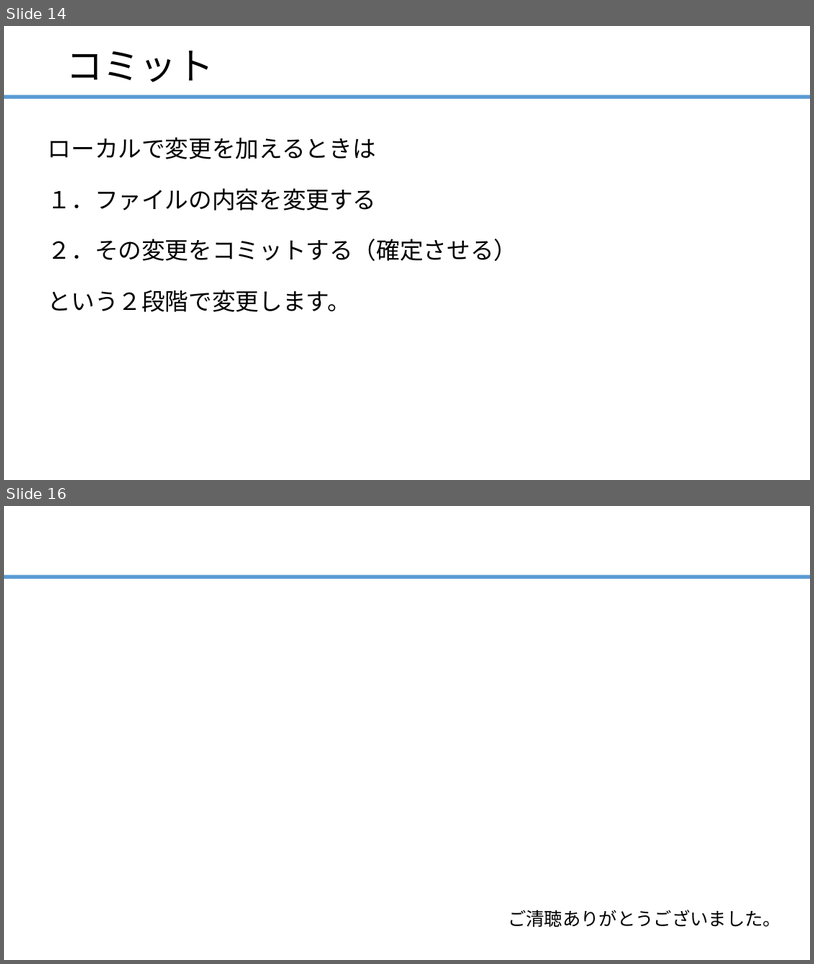
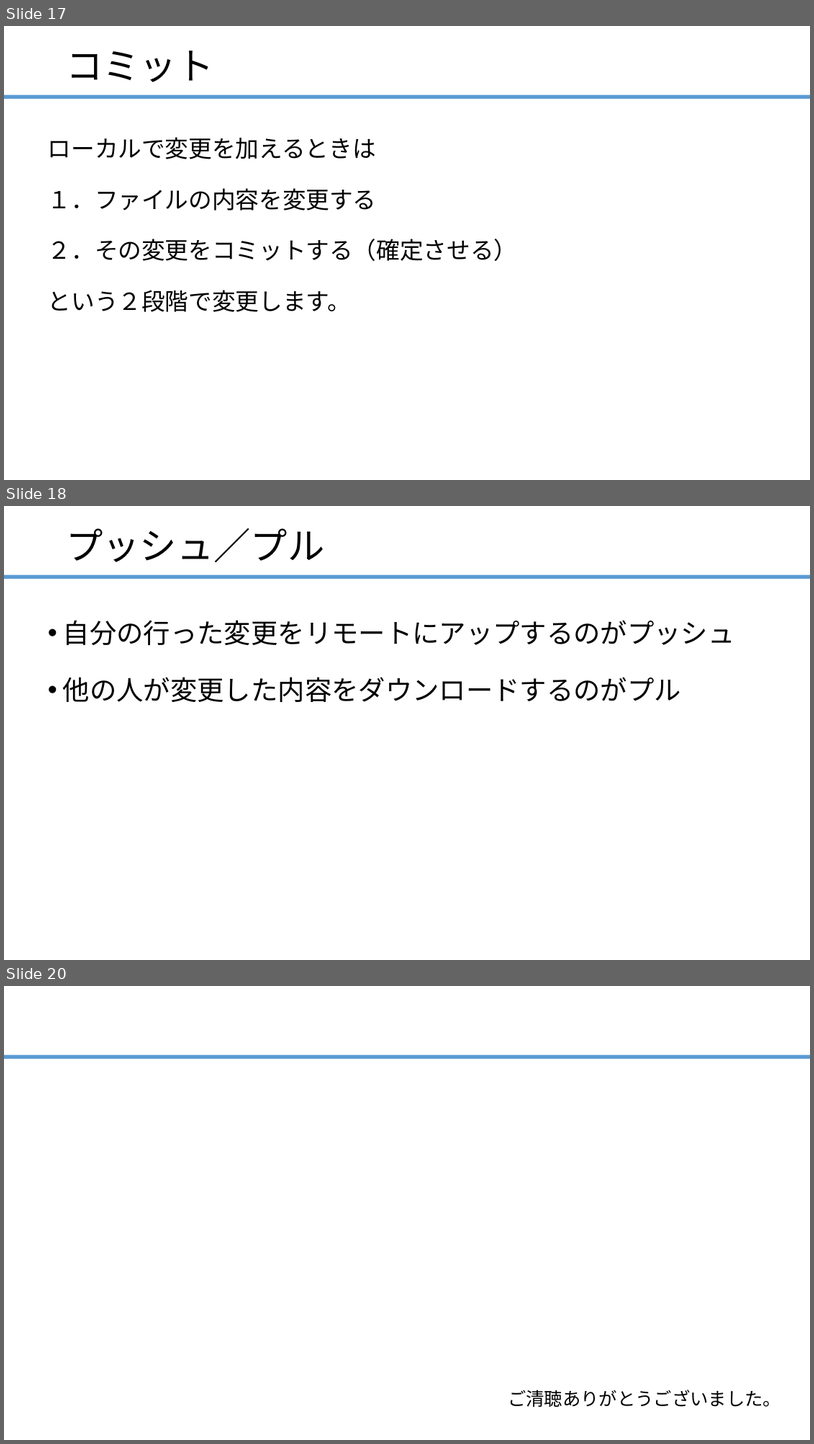
Before and after one commit to ainsAins/git4beginners, a slide deck: ハンズオン_Git入門.pptx. Shown one above the other, each under a label of ours: slides 14 and 16 before the commit, slides 17, 18 and 20 after it; the slides between them are not shown. The pictures are 814x964 and 814x1444 pixels, drawn with LibreOffice and Linux fonts; fonts in the diff are those of the drawing. Boxes give left, top, right and bottom in pixels: in the first picture for what was removed or moved away, otherwise in the second. Text is boxed around its words. In the diff, an @@ line names an element or a change of style, - is before the commit and + after.

```diff
--- a/ハンズオン_Git入門.pptx
+++ b/ハンズオン_Git入門.pptx
@@ slide 18 added at box(4, 506, 810, 960), background #FFFFFF; not listed: 1 template element that a slide beside it also shows @@
@@ title added at box(66, 528, 324, 563), 44 pt, text #000000 @@
+プッシュ／プル
@@ text added at box(63, 620, 736, 702), 32 pt, text #000000 @@
+• 自分の行った変更をリモートにアップするのがプッシュ
+• 他の人が変更した内容をダウンロードするのがプル
@@ what was slide 14 is now slide 17 @@
@@ what was slide 16 is now slide 20 @@
```
Also in this commit, not shown: 1 slide changed, 4 other slides added, 1 slide removed.
